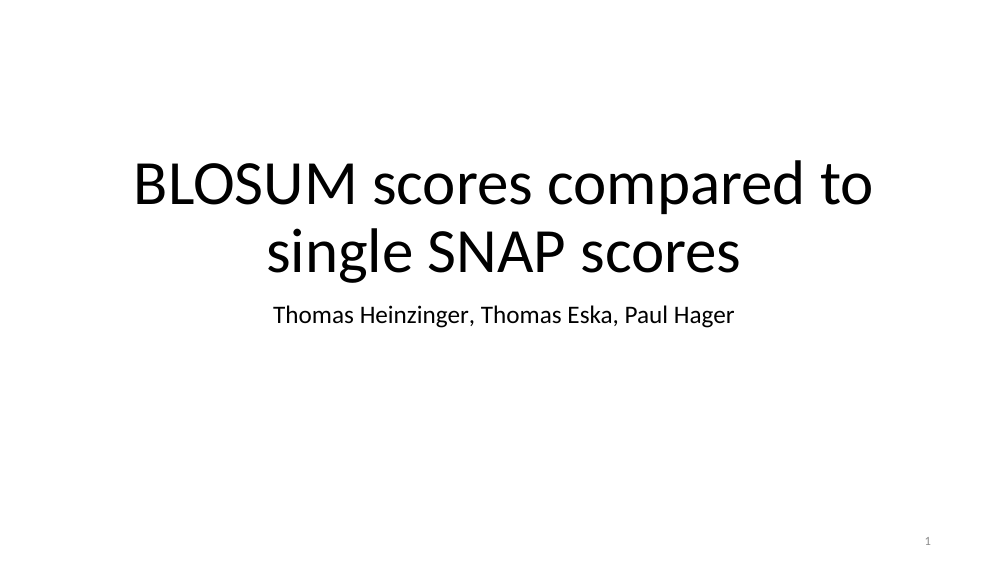
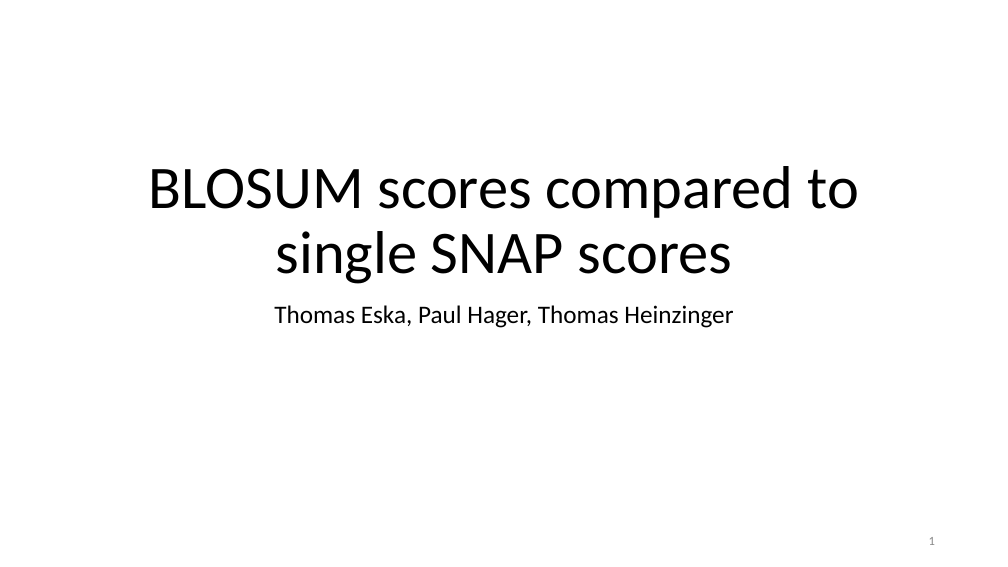
Before and after one commit to paulhager/ProteinPrediction1, a slide deck: slide 1 of BLOSUMscoresComparedToSingleSNAPscores.pptx. Drawn at 1008x567 pixels with LibreOffice and Linux fonts; fonts in the diff are those of the drawing; background and template pictures are left out. Boxes give left, top, right and bottom in pixels: in the first picture for what was removed or moved away, otherwise in the second. Text is boxed around its words. In the diff, an @@ line names an element or a change of style, - is before the commit and + after.

```diff
--- a/BLOSUMscoresComparedToSingleSNAPscores.pptx
+++ b/BLOSUMscoresComparedToSingleSNAPscores.pptx
@@ title "BLOSUM scores compared to single ..." at [149, 166, 859, 284]: size 60 to 57.6 pt @@
@@ subtitle at [274, 305, 733, 328]: text changed @@
-Thomas Heinzinger, Thomas Eska, Paul Hager
+Thomas Eska, Paul Hager, Thomas Heinzinger
@@ page number at [929, 537, 935, 545]: text colour #8C8C8C to #888888 @@
```
Also in this commit, not shown: 21 other slides changed, 5 slides added, 1 slide removed, 2 other files.
